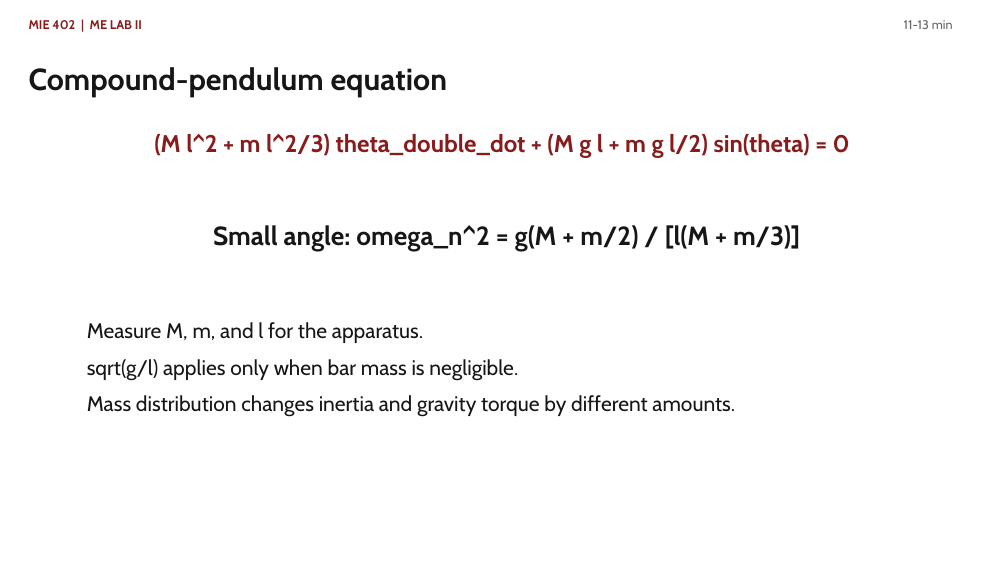
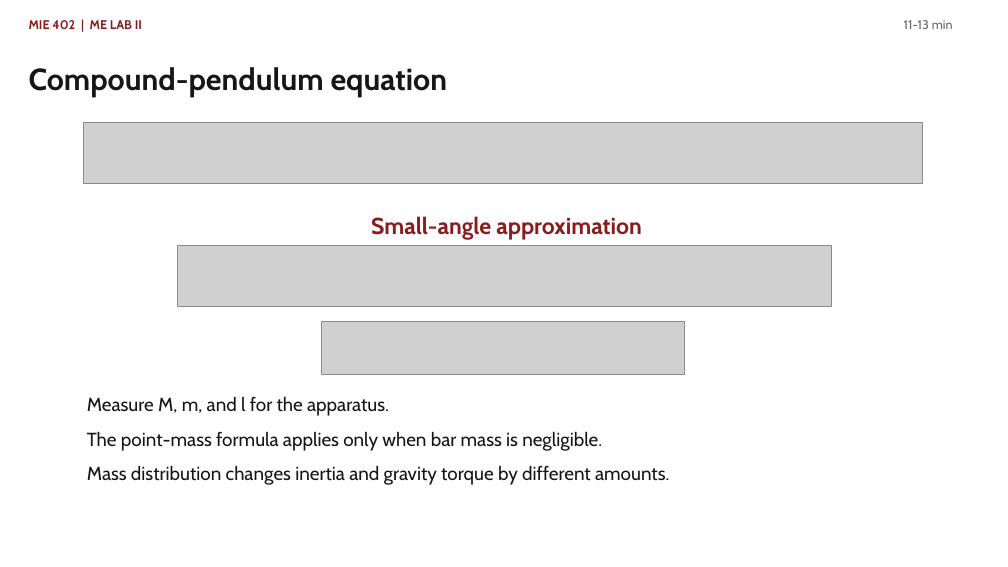
Before and after one commit to Ehsan-Roohi/MIE402-Lab, a slide deck: slide 6 of site/docs/MIE402_Lecture03_Single_Pendulum_PreLab2_Fall2026.pptx. Drawn at 1008x567 pixels with LibreOffice and Linux fonts; fonts in the diff are those of the drawing; grey boxes stand for pictures. Boxes give left, top, right and bottom in pixels: in the first picture for what was removed or moved away, otherwise in the second. Text is boxed around its words. In the diff, an @@ line names an element or a change of style, - is before the commit and + after.

```diff
--- a/site/docs/MIE402_Lecture03_Single_Pendulum_PreLab2_Fall2026.pptx
+++ b/site/docs/MIE402_Lecture03_Single_Pendulum_PreLab2_Fall2026.pptx
@@ picture added at (83,123,923,183) @@
@@ text removed at (154,134,850,158) @@
-(M l^2 + m l^2/3) theta_double_dot + (M g l + m g l/2) sin(theta) = 0
@@ text at (371,216,641,240): text changed; size 25 to 22 pt; text colour #161616 to #881C1C @@
-Small angle: omega_n^2 = g(M + m/2) / [l(M + m/3)]
+Small-angle approximation
@@ picture added at (178,246,832,306) @@
@@ picture added at (321,321,684,374) @@
@@ text "Measure M, m, and l ...": place and size @@
-text "Measure M, m, and l ..." at (87,322,735,417)
+text "Measure M, m, and l ..." at (87,397,669,485)
@@ text at (87,397,669,485): size 20 to 18 pt in "Measure M, m, and l for the ...", "Mass distribution changes inertia and gravity torque ..." @@
@@ text at (87,432,602,451): text changed; size 20 to 18 pt @@
-sqrt(g/l) applies only when bar mass is negligible.
+The point-mass formula applies only when bar mass is negligible.
```
Also in this commit, not shown: 7 other slides changed, 4 other files.
